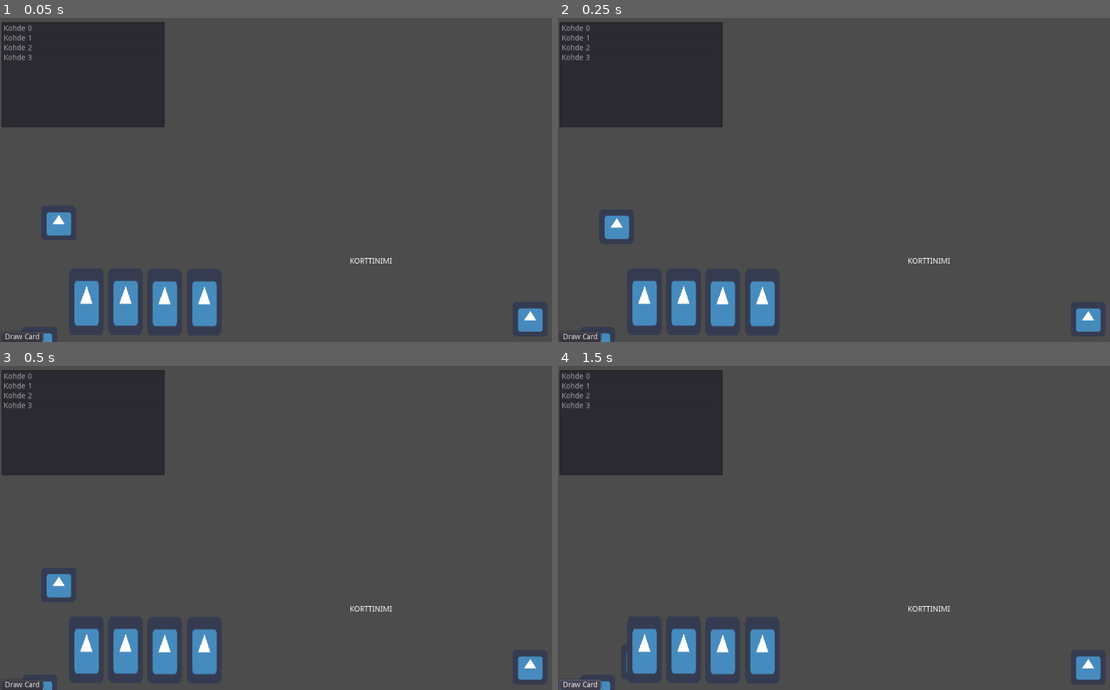
Above: before the commit, frames 1-4 (two rows, left to right).
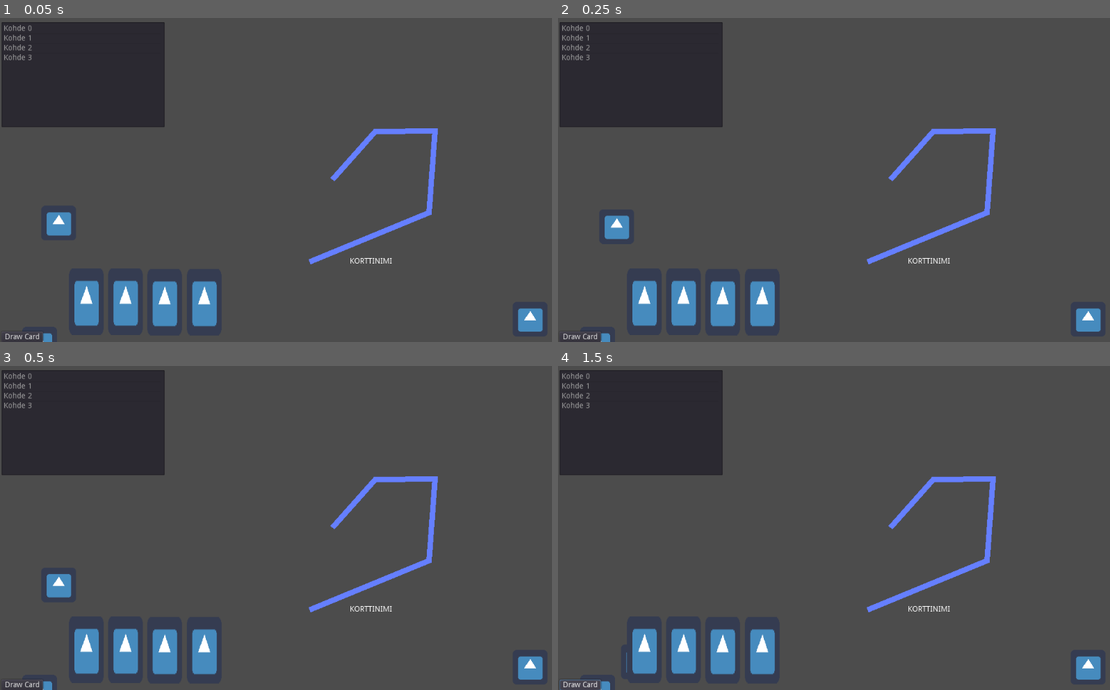
Above: after the commit, the same moments.

Repository: johan1954/fgj-2023-fivers
Game: Godot game, scene res://kohtaus.tscn
Two runs of this game, one before a commit and one after it. Both use one fixed random seed, a clock stepped at 60 frames per second and the inputs below. The engine's default icon, where the game draws it, is replaced by a stand-in: a white triangle on a blue panel in a dark square.
Inputs:
- Up to frame 1 (0.05 s): no input
- Up to frame 2 (0.25 s): no input
- Up to frame 3 (0.5 s): no input
- Up to frame 4 (1.5 s): click "Draw Card" at 0.5 s; hold Right (ui_right) from 1.28 s (still down)

The runs differ from the first frame. In frame 1, 1.1% of the frame differs, in the area x 55-80%, y 34-77%; in frame 2, 1.1%; in frame 3, 1.1%; in frame 4, 1.1%.

Commit message:
viiva

Diff:
--- a/kohtaus.tscn
+++ b/kohtaus.tscn
@@ -48,6 +48,9 @@
 
 [node name="Camera2D" type="Camera2D" parent="."]
 current = true
+
+[node name="Line2D" type="Line2D" parent="Camera2D"]
+points = PoolVector2Array( 100, 0, 179, -89, 289, -90, 278, 61, 58, 152 )
 
 [node name="Control" type="Control" parent="."]
 margin_left = -509.0
